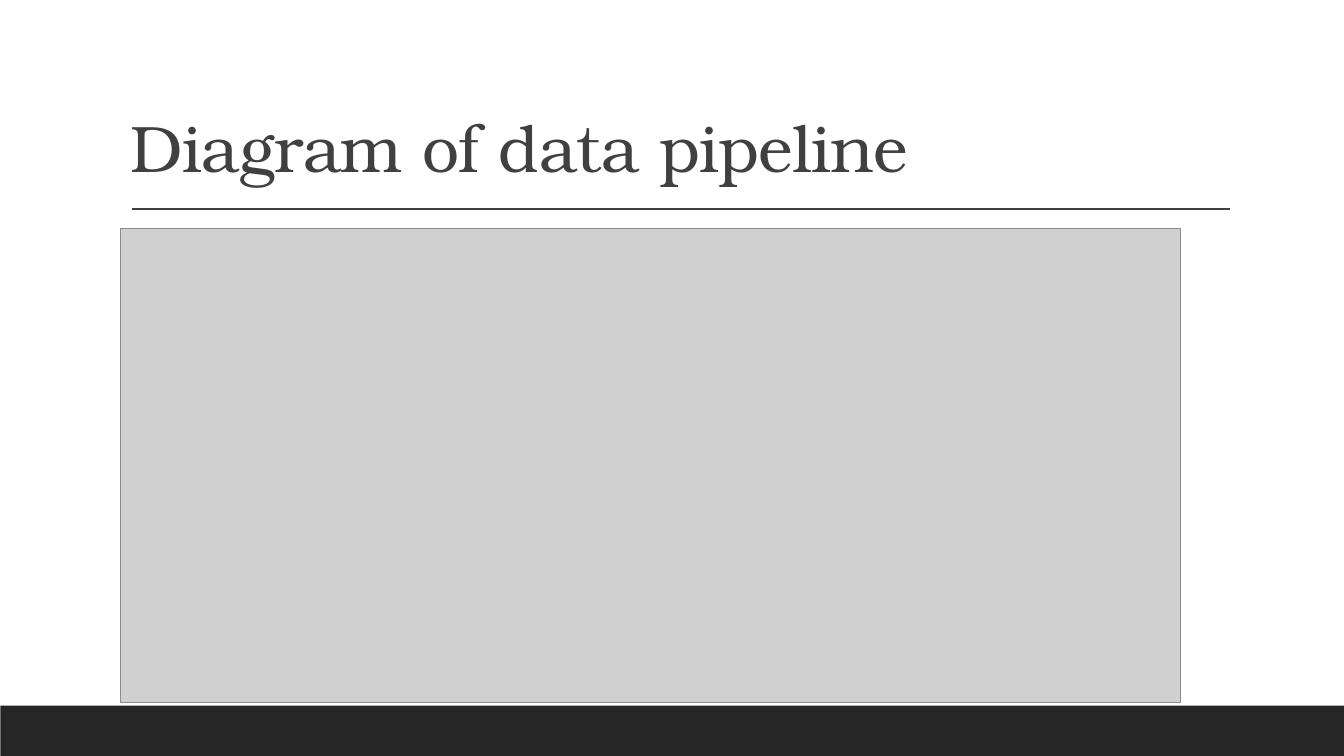
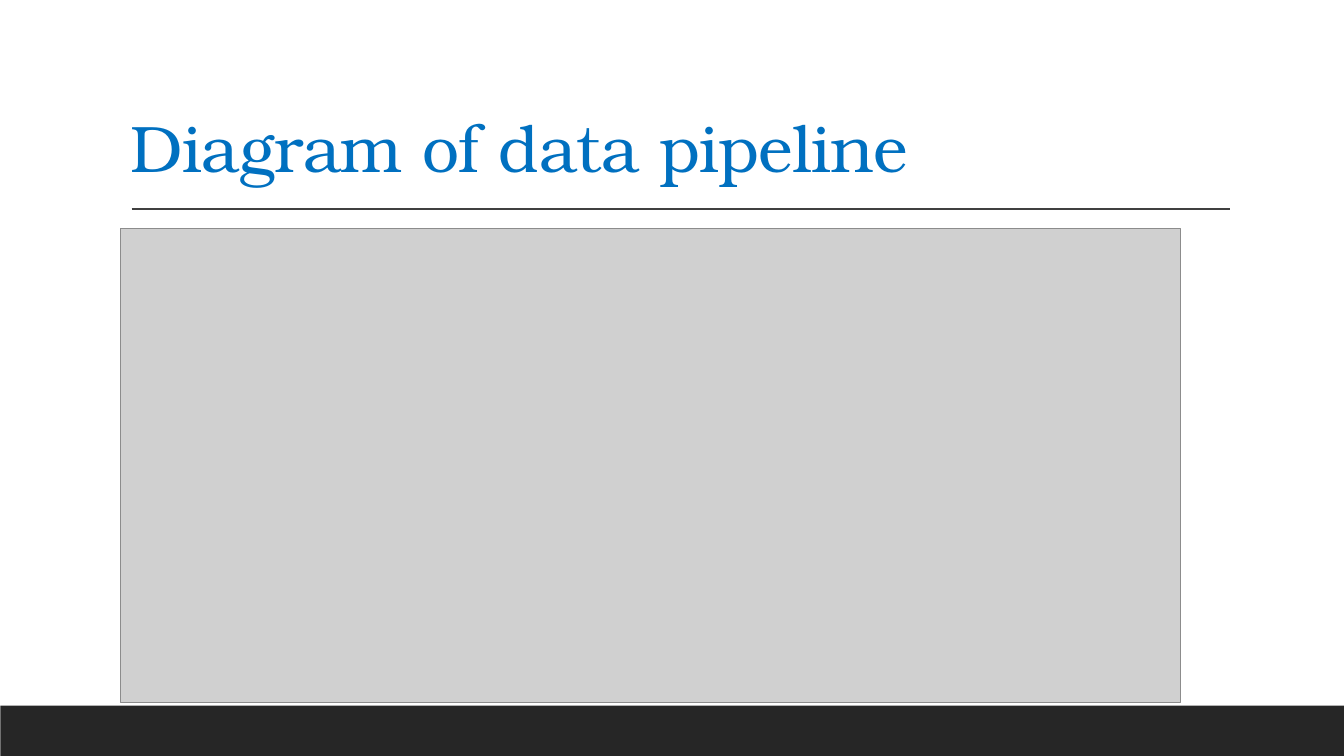
Before and after one commit to Rohaan28/Data_Engineering_Project, a slide deck: slide 4 of Data Engineering 2.pptx. Drawn at 1344x756 pixels with LibreOffice and Linux fonts; fonts in the diff are those of the drawing; grey boxes stand for pictures. Boxes give left, top, right and bottom in pixels: in the first picture for what was removed or moved away, otherwise in the second. Text is boxed around its words. In the diff, an @@ line names an element or a change of style, - is before the commit and + after.

```diff
--- a/Data Engineering 2.pptx
+++ b/Data Engineering 2.pptx
@@ title "Diagram of data pipeline" at (x1=131, y1=123, x2=908, y2=188): text colour #404040 to #0070C0 @@
```
Also in this commit, not shown: 2 other slides changed, 4 slides added, 2 slides removed.
